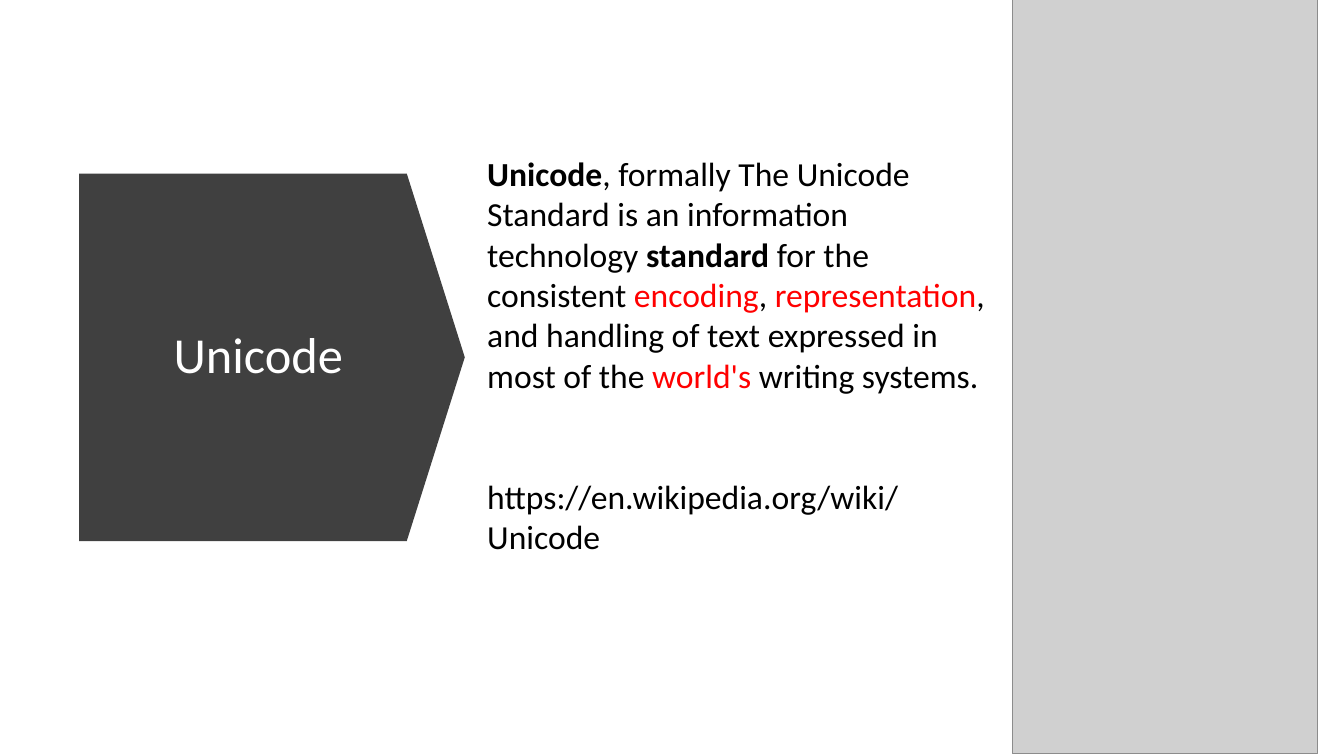
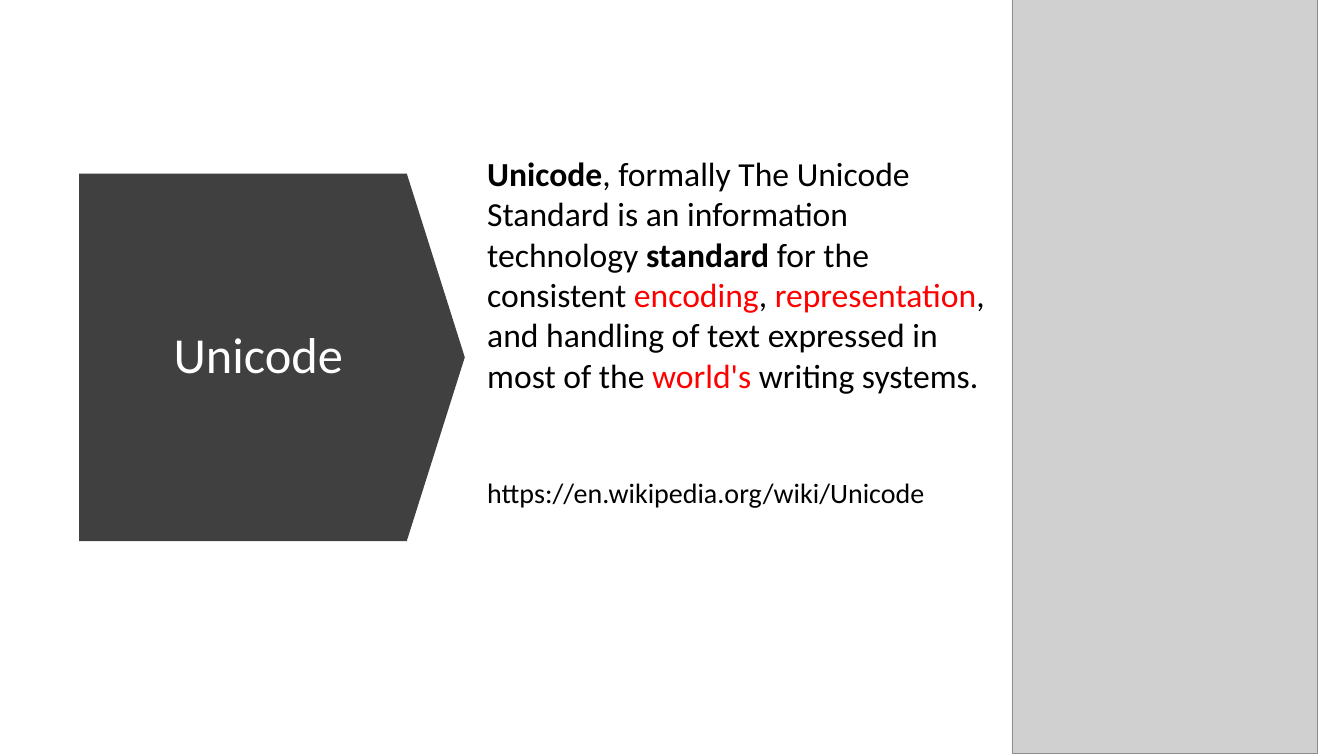
Before and after one commit to frankwxu/digital-forensics-lab, a slide deck: slide 23 of Basic_Computer_Skills_for_Forensics/0_Number_Systems.pptx (slide 16 before the commit). Drawn at 1344x756 pixels with LibreOffice and Linux fonts; fonts in the diff are those of the drawing; grey boxes stand for pictures; background and template pictures are left out. Boxes give left, top, right and bottom in pixels: in the first picture for what was removed or moved away, otherwise in the second. Text is boxed around its words. In the diff, an @@ line names an element or a change of style, - is before the commit and + after.

```diff
--- a/Basic_Computer_Skills_for_Forensics/0_Number_Systems.pptx
+++ b/Basic_Computer_Skills_for_Forensics/0_Number_Systems.pptx
@@ text at bbox=[487, 483, 924, 508]: size 24 to 20 pt in "https://en.wikipedia.org/wiki/Unicode" @@
```
Also in this commit, not shown: 6 other slides changed, 12 slides added, 1 other file.
